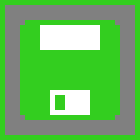
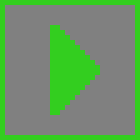
Layer changes from the first 140×140 image to the second:
hid "save" over [20, 20, 120, 120]
showed "play" over [50, 25, 100, 115]
